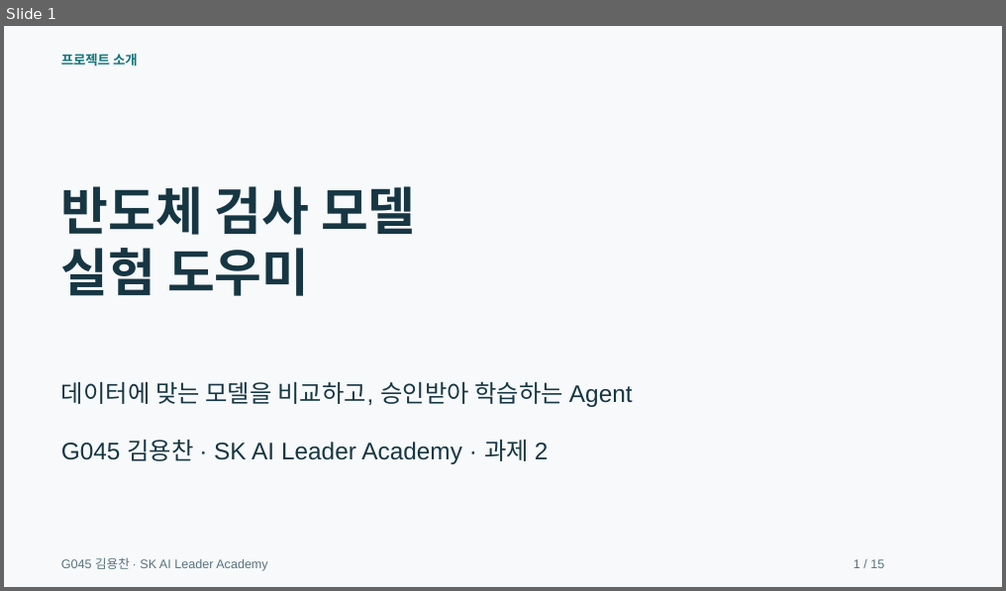
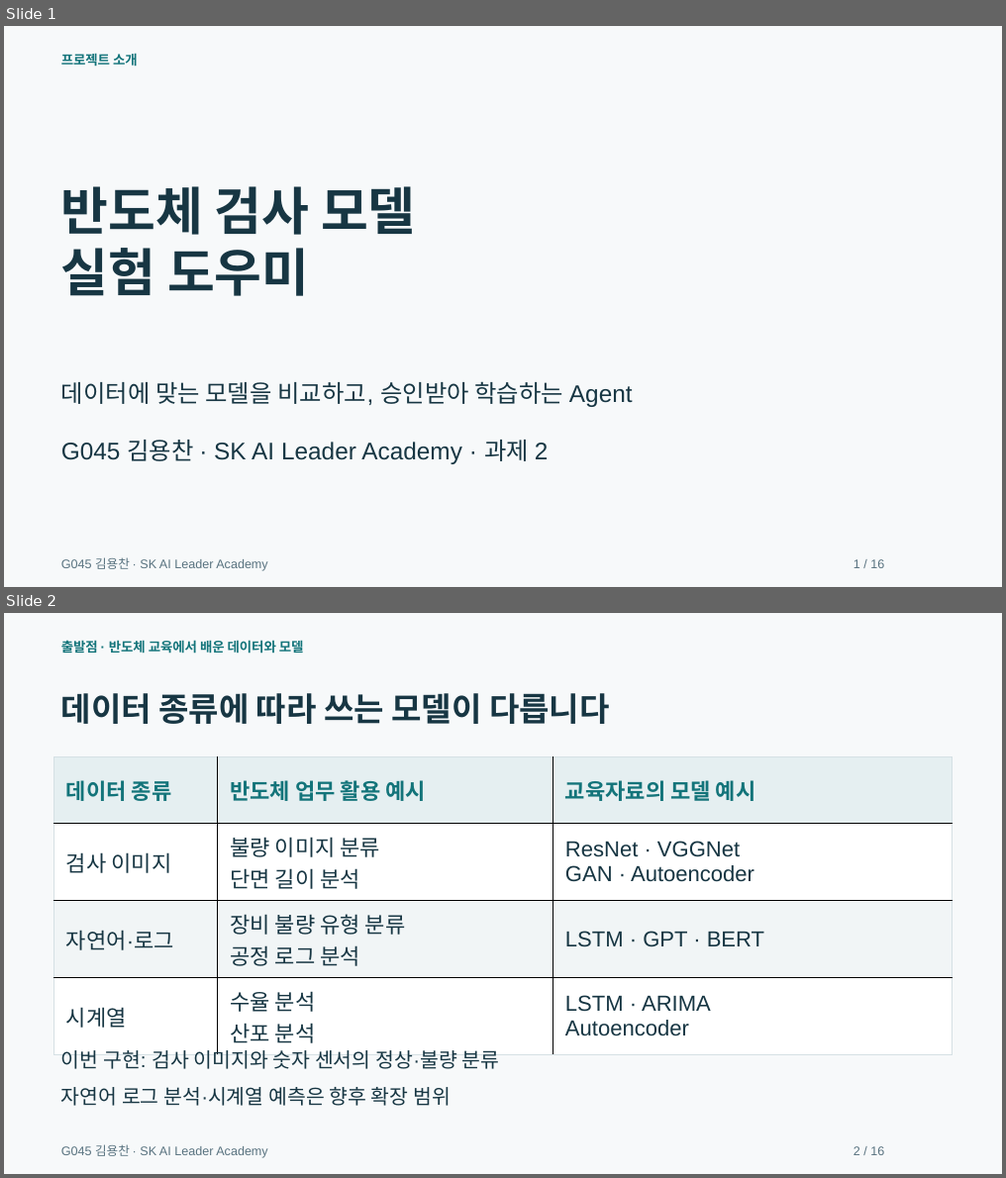
Before and after one commit to dragonchan95/Semiconductor-AI-Agent, a slide deck: docs/G045_Semiconductor_Agent.pptx. Shown one above the other, each under a label of ours: slide 1 before the commit, slides 1 and 2 after it. The pictures are 1006x591 and 1006x1178 pixels, drawn with LibreOffice and Linux fonts; fonts in the diff are those of the drawing. Boxes give left, top, right and bottom in pixels: in the first picture for what was removed or moved away, otherwise in the second. Text is boxed around its words. In the diff, an @@ line names an element or a change of style, - is before the commit and + after.

```diff
--- a/docs/G045_Semiconductor_Agent.pptx
+++ b/docs/G045_Semiconductor_Agent.pptx
@@ slide 2 added at bbox=[4, 613, 1002, 1174], background #F7F9FA @@
@@ text added at bbox=[61, 640, 304, 654], 12.8 pt, text #13747A, bold @@
+출발점 · 반도체 교육에서 배운 데이터와 모델
@@ text added at bbox=[61, 693, 610, 724], 31.5 pt, text #173643, bold @@
+데이터 종류에 따라 쓰는 모델이 다릅니다
@@ table added at bbox=[54, 758, 952, 1048], 4 rows, 3 columns @@
+데이터 종류 | 반도체 업무 활용 예시 | 교육자료의 모델 예시
+검사 이미지 | 불량 이미지 분류 / 단면 길이 분석 | ResNet · VGGNet / GAN · Autoencoder
+자연어·로그 | 장비 불량 유형 분류 / 공정 로그 분석 | LSTM · GPT · BERT
+시계열 | 수율 분석 / 산포 분석 | LSTM · ARIMA / Autoencoder
@@ text added at bbox=[61, 1048, 500, 1069], 19.5 pt, text #173643 @@
+이번 구현: 검사 이미지와 숫자 센서의 정상·불량 분류
@@ text added at bbox=[61, 1087, 450, 1106], 19.5 pt, text #173643 @@
+자연어 로그 분석·시계열 예측은 향후 확장 범위
@@ text added at bbox=[61, 1145, 267, 1158], 12 pt, text #597380 @@
+G045 김용찬 · SK AI Leader Academy
@@ text added at bbox=[853, 1147, 884, 1156], 12 pt, text #597380 @@
+2 / 16
```
Also in this commit, not shown: 13 other slides changed, 1 other slide added, 1 slide removed, 29 other files.
